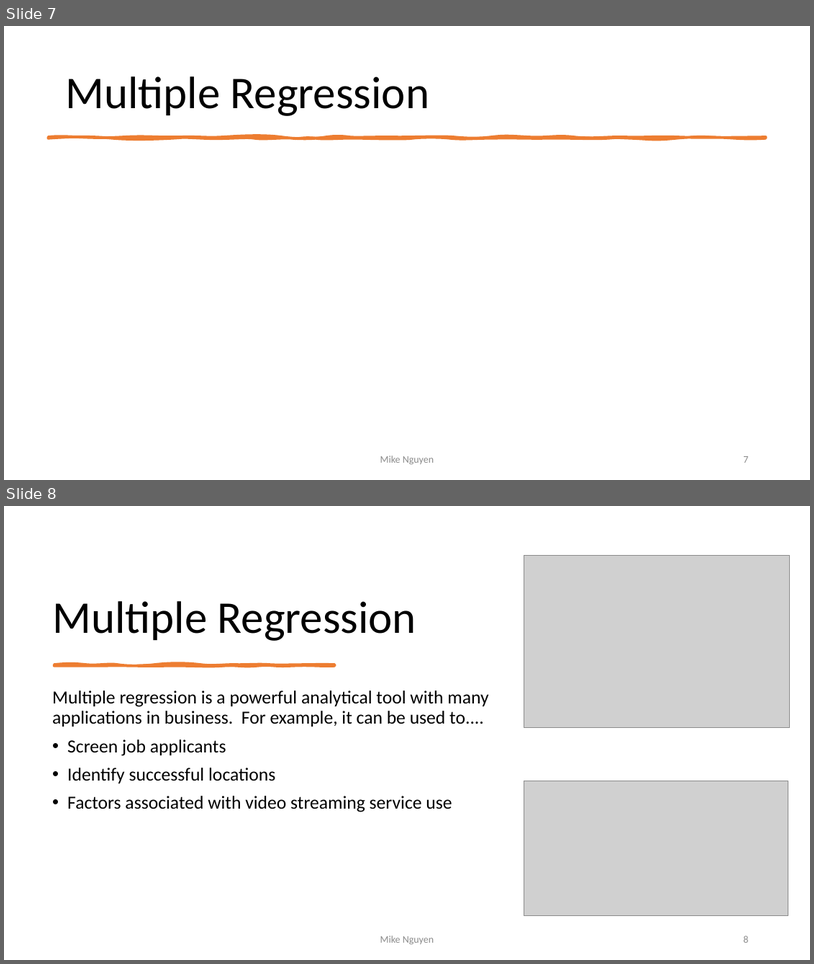
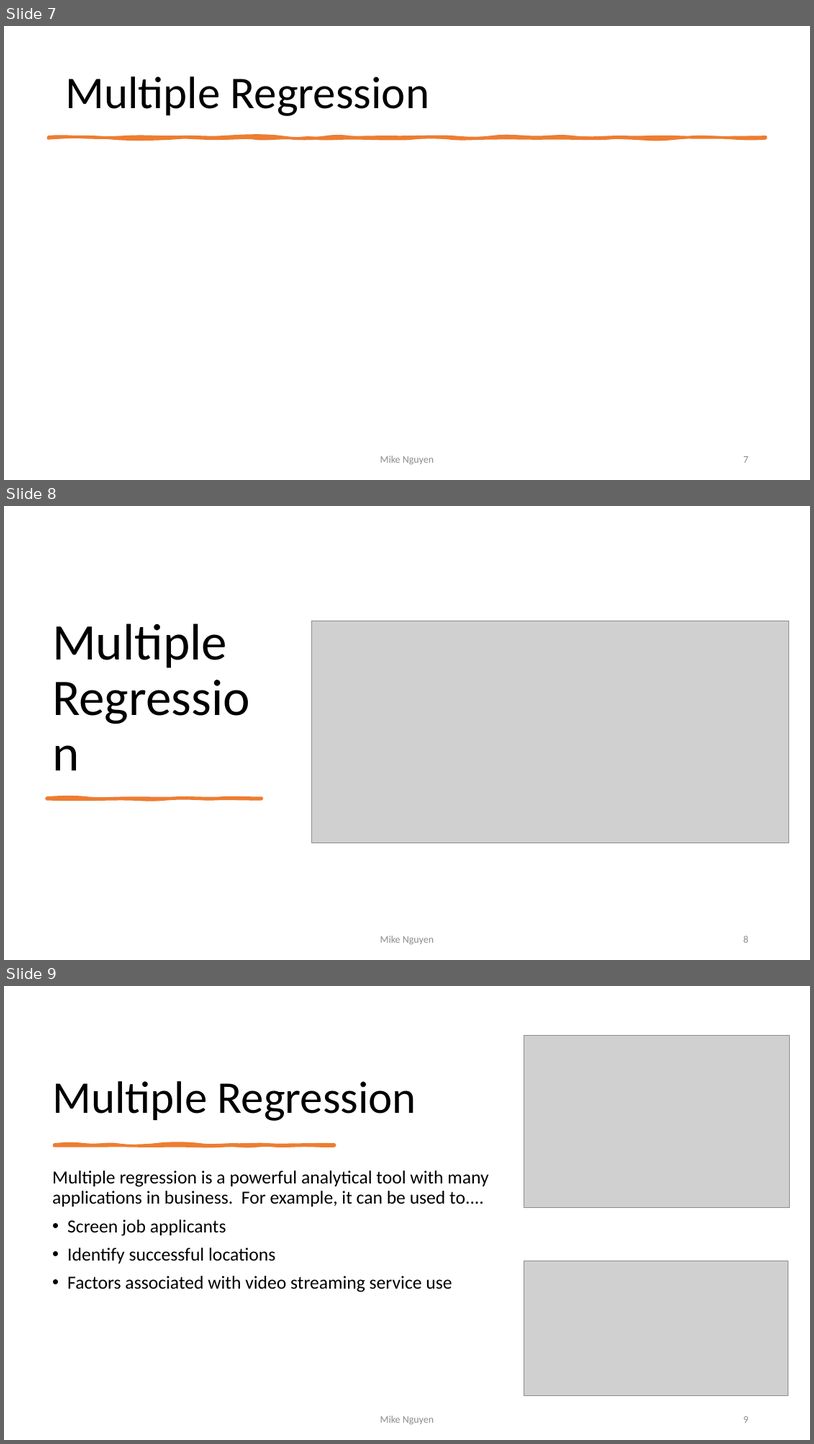
Before and after one commit to mikenguyen13/mar4050, a slide deck: lectures/12/1_multiple_regression.pptx. Shown one above the other, each under a label of ours: slides 7 and 8 before the commit, slides 7, 8 and 9 after it. The pictures are 814x964 and 814x1444 pixels, drawn with LibreOffice and Linux fonts; fonts in the diff are those of the drawing; grey boxes stand for pictures. Boxes give left, top, right and bottom in pixels: in the first picture for what was removed or moved away, otherwise in the second. Text is boxed around its words. In the diff, an @@ line names an element or a change of style, - is before the commit and + after.

```diff
--- a/lectures/12/1_multiple_regression.pptx
+++ b/lectures/12/1_multiple_regression.pptx
@@ slide 8 added at <box>4,506,810,960</box>, background #FFFFFF @@
@@ title added at <box>52,623,227,668</box>, 61 pt, text #000000 @@
+Multiple Regression
@@ picture added at <box>312,621,790,843</box> @@
@@ freeform shape added at <box>46,798,262,799</box>, fill #ED7D31, outline #ED7D31 3 pt @@
@@ text added at <box>381,935,434,944</box>, 12 pt, text #8C8C8C @@
+Mike Nguyen
@@ page number added at <box>743,935,748,942</box>, 12 pt, text #8C8C8C @@
+8
@@ what was slide 8 is now slide 9 @@
@@ page number at <box>743,1416,748,1422</box>: text changed @@
-8
+9
```
Also in this commit, not shown: 5 other files.
